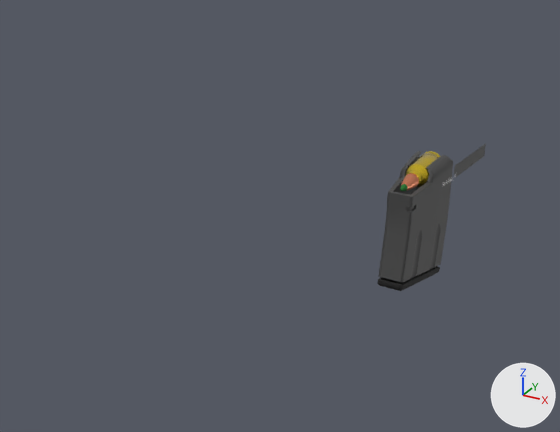
Renders of the Blender file Blender Projects/Weapon Parts_Rifle Magazine.blend from each side of a commit.
Rendered twice from a camera (50 mm lens) standing at (18.4, -54.4, 27.4) and looking at (-4.5, -12.7, 6.6). Every picture has the same lights, and +X, +Y and +Z are marked at lower right. The older version comes first.

Names of what the first picture shows: 'bullet_FOR SCALE', 'magazine' and 1 more.
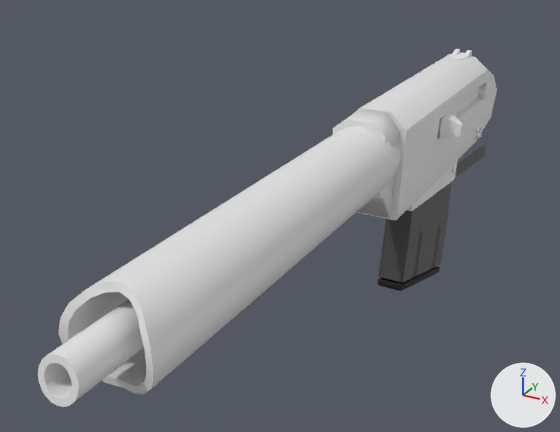
Pixel boxes [x1, y1, x2, y2] of what changed, in the pictures (560 x 432 px):
'gun to barrel sheith', added
    after: [58, 108, 401, 394]
'gun main', added
    after: [353, 54, 497, 220]
'barrel', added
    after: [38, 299, 144, 407]
'mag entrance', added
    after: [407, 160, 458, 211]
'Cube.002', added
    after: [438, 114, 463, 139]
'Cube', added
    after: [451, 49, 472, 60]
'fire mode', added
    after: [475, 126, 482, 139]

What changed in the scene script:
```text
Add me_cube_007:
    me_cube_007.from_pydata(...)  # 40 vertices, 40 faces; spans x -1.0..1.0, y -3.11..1.0, z -1.49..2.67
Add me_cylinder_003:
    me_cylinder_003.from_pydata(...)  # 80 vertices, 80 faces; spans x -1.0..1.0, y -1.0..1.0, z -26.8..1.2
    me_cylinder_003.polygons.foreach_set('use_smooth', [True] * 80)
Add me_cube_006:
    me_cube_006.from_pydata(...)  # 143 vertices, 139 faces; spans x -2.4..2.4, y -14.7..13.1, z -4.8..2.7
    me_cube_006.polygons.foreach_set('use_smooth', [True] * 139)
Add me_cylinder_002:
    me_cylinder_002.from_pydata(...)  # 108 vertices, 94 faces; spans x -1.0..1.2, y -1.22..1.66, z -1.0..1.0
    me_cylinder_002.polygons.foreach_set('use_smooth', [True] * 94)
Add me_cube_004:
    me_cube_004.from_pydata(...)  # 48 vertices, 46 faces; spans x -2.51..1.0, y -1.0..1.0, z -1.0..1.0
Add me_cube_003:
    me_cube_003.from_pydata(...)  # 114 vertices, 108 faces; spans x -1.0..1.0, y -1.0..1.23, z -1.0..2.51
    me_cube_003.polygons.foreach_set('use_smooth', [True] * 108)
Add me_cube:
    me_cube.from_pydata([(-0.62, -0.96, -1.04), (-0.62, -1.04, 0.47), (-1.04, 1.04, -1.04), (-1.04, 1.23, 0.47), (0.62, -0.96, -1.04), (0.62, -1.04, 0.47), (1.04, 1.04, -1.04), (1.04, 1.23, 0.47)], [], [(0, 1, 3, 2), (2, 3, 7, 6), (6, 7, 5, 4), (4, 5, 1, 0), (2, 6, 4, 0), (7, 3, 1, 5)])
Add ob_cube:
    ob_cube = bpy.data.objects.new('Cube', me_cube_007)
    ob_cube.location = (-0.02, 11.45, 13.26)
    ob_cube.scale = (0.698, 0.593, 0.164)
Add ob_barrel:
    ob_barrel = bpy.data.objects.new('barrel', me_cylinder_003)
    ob_barrel.location = (-0.09, -36.6, 10.51)
    ob_barrel.rotation_euler = (1.571, 0.0, 0.0)  # degrees (90, 0, 0)
Add ob_gun_to_barrel_sheith:
    ob_gun_to_barrel_sheith = bpy.data.objects.new('gun to barrel sheith', me_cube_006)
    ob_gun_to_barrel_sheith.location = (-0.09, -20.43, 10.51)
Add ob_fire_mode:
    ob_fire_mode = bpy.data.objects.new('fire mode', me_cylinder_002)
    ob_fire_mode.location = (2.02, 11.53, 6.73)
    ob_fire_mode.rotation_euler = (0.0, 1.588, 0.0)  # degrees (0, 91, 0)
    ob_fire_mode.scale = (0.543, 0.543, 0.174)
Add ob_cube_002:
    ob_cube_002 = bpy.data.objects.new('Cube.002', me_cube_004)
    ob_cube_002.location = (2.98, 0.38, 10.29)
    ob_cube_002.scale = (0.751, 0.751, 0.751)
Add ob_gun_main:
    ob_gun_main = bpy.data.objects.new('gun main', me_cube_003)
    ob_gun_main.location = (-0.02, 2.98, 7.86)
    ob_gun_main.scale = (2.22, 10.8, 2.15)
Add ob_mag_entrance:
    ob_mag_entrance = bpy.data.objects.new('mag entrance', me_cube)
    ob_mag_entrance.location = (-0.02, 1.71, 5.98)
    ob_mag_entrance.scale = (1.83, 4.08, 1.77)
```
